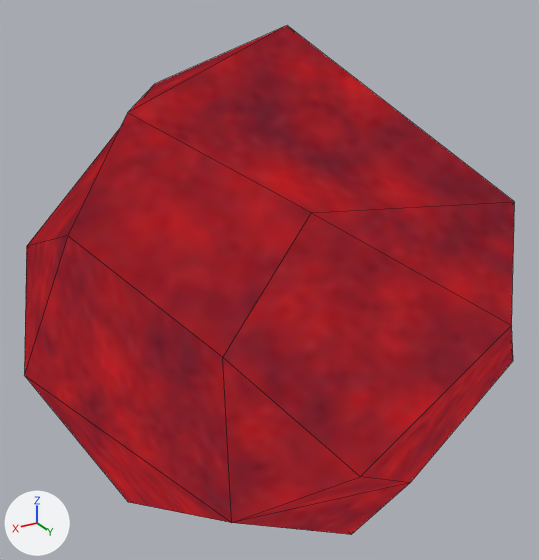
The Blender file wd/models/gib-modelling/generic_gib.blend: old version first, new version second.
Camera for both pictures: a camera (50 mm lens) standing at (0.493, 0.754, 0.355) and looking at (0.026, -0.025, -0.034). Arrows for +X, +Y and +Z are at lower left; the lights stay in place. Mesh edges are drawn as thin lines.

Objects in the first picture: 'gib_type1'.
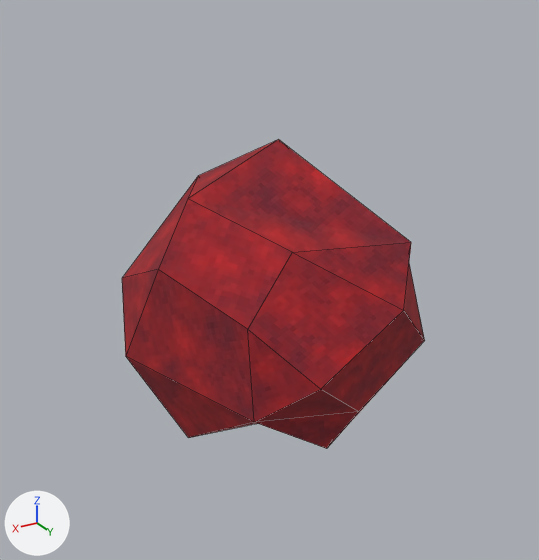
Location of each change, [x1, y1, x2, y2] in pixels of the pictures (539 x 560 px):
'gib_type1', recoloured, mesh rescaled (38% narrower, 39% shorter)
    before: [24, 26, 515, 535]
    after: [122, 139, 425, 449]

What the commit changed:
Material 'blood_mat' (mat_blood_mat) is now built by principled_material('blood_mat') instead of diffuse_material('blood_mat').
In material 'blood_mat' (mat_blood_mat), roughness goes from 0.5 to 1.0.
me_cube_001 has 20 vertices, 25 faces and spans x -0.289..0.325, y -0.31..0.3, z -0.389..0.216.
me_cube_001 is used by ob_gib_type1; location (0.0, 0.0, 0.0).
me_cube_001 no longer uses material mat_blood_mat_001 (picture img_tex_blood_128x128_png_001).
me_cube_001 part 1: the whole mesh is scaled about its middle by 0.6, then moved by (0.004, -0.002, 0.006).
me_cube_001 now uses material mat_blood_mat (picture img_tex_blood_128x128_png).
